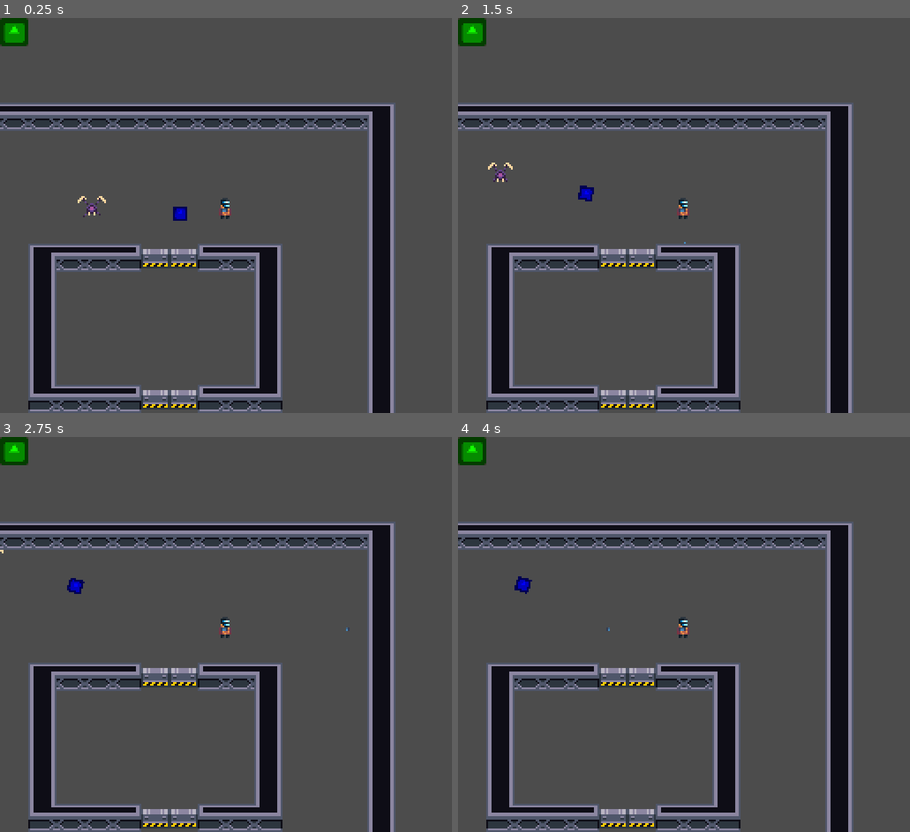
Above: before the commit, frames 1-4 (two rows, left to right).
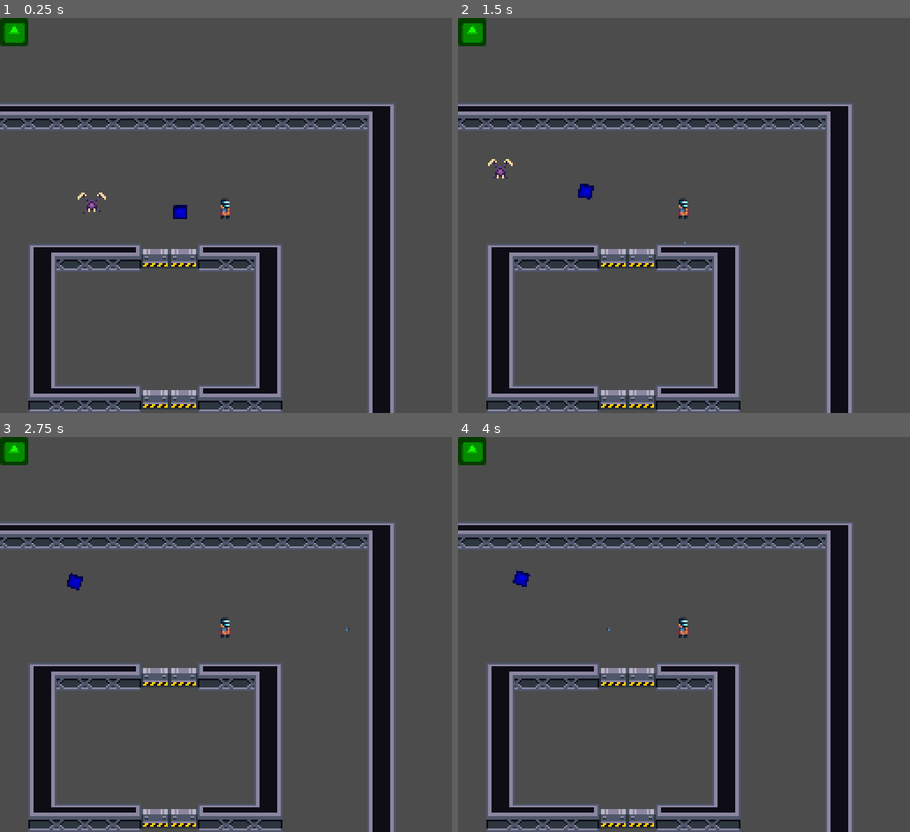
Above: after the commit, the same moments.

Repository: SpaceyLake/Abandon-Ship-LD50
Game: Godot game, scene res://TestWorld.tscn
Two runs of this game, one before a commit and one after it. Both use one fixed random seed, a clock stepped at 60 frames per second and the inputs below. The project has no main scene, so this scene is started directly. The engine's default icon, where the game draws it, is replaced by a stand-in: a white triangle on a blue panel in a dark square.
Inputs:
- Up to frame 1 (0.25 s): no input
- Up to frame 2 (1.5 s): hold Right (fire_right) 0.53-1.28 s; hold Down (fire_down) from 1.28 s (still down)
- Up to frame 3 (2.75 s): release Down (fire_down) at 2.03 s; hold Right (fire_right) from 2.03 s (still down)
- Up to frame 4 (4 s): release Right (fire_right) at 2.78 s; hold Up (fire_up) 2.78-3.53 s; tap Enter at 3.5 s; hold Left (fire_left) from 3.53 s (still down)

The runs differ from the first frame. In frame 1, 0.2% of the frame differs, in the area x 17-42%, y 44-52%; in frame 2, 0.2%, in the area x 6-31%, y 35-47%; in frame 3, 0.1%; in frame 4, 0.2%.
Error after the commit: Attempt to call function 'connect' in base 'null instance' on a null instance. (res://Enemy/Enemy.gd:17)

Commit message:
Hitbox changed

Diff:
--- a/Enemy/Enemy.tscn
+++ b/Enemy/Enemy.tscn
@@ -4,12 +4,12 @@
 [ext_resource path="res://icon.png" type="Texture" id=2]
 [ext_resource path="res://Sprites/Enemies/Slasher/enemy_slasher.png" type="Texture" id=3]
 
-[sub_resource type="CircleShape2D" id=1]
-radius = 5.0
+[sub_resource type="CapsuleShape2D" id=7]
+radius = 2.0
+height = 5.0
 
-[sub_resource type="CapsuleShape2D" id=2]
-radius = 4.0
-height = 10.0
+[sub_resource type="CircleShape2D" id=8]
+radius = 9.0
 
 [sub_resource type="Animation" id=3]
 resource_name = "Attack"
@@ -102,15 +102,17 @@
 script = ExtResource( 1 )
 
 [node name="Hitbox" type="CollisionShape2D" parent="."]
-shape = SubResource( 1 )
+rotation = 1.5708
+shape = SubResource( 7 )
 
 [node name="Sprite" type="Sprite" parent="."]
-position = Vector2( 0, -4 )
+position = Vector2( 0, -6 )
 texture = ExtResource( 3 )
 hframes = 8
 vframes = 2
 
 [node name="Vision" type="RayCast2D" parent="."]
+position = Vector2( 0, -2 )
 enabled = true
 cast_to = Vector2( 50, 0 )
 collision_mask = 3
@@ -121,16 +123,17 @@
 scale = Vector2( 0.125, 0.125 )
 texture = ExtResource( 2 )
 
-[node name="AttackArea" type="Area2D" parent="Vision"]
+[node name="AttackArea" type="Area2D" parent="."]
+position = Vector2( 0, -2 )
 rotation = 1.5708
 collision_layer = 0
 collision_mask = 2
 monitoring = false
 monitorable = false
 
-[node name="AttackCollision" type="CollisionShape2D" parent="Vision/AttackArea"]
-position = Vector2( 0, -5 )
-shape = SubResource( 2 )
+[node name="AttackCollision" type="CollisionShape2D" parent="AttackArea"]
+position = Vector2( 2, -7.23998e-06 )
+shape = SubResource( 8 )
 
 [node name="AnimationPlayer" type="AnimationPlayer" parent="."]
 anims/Attack = SubResource( 3 )
